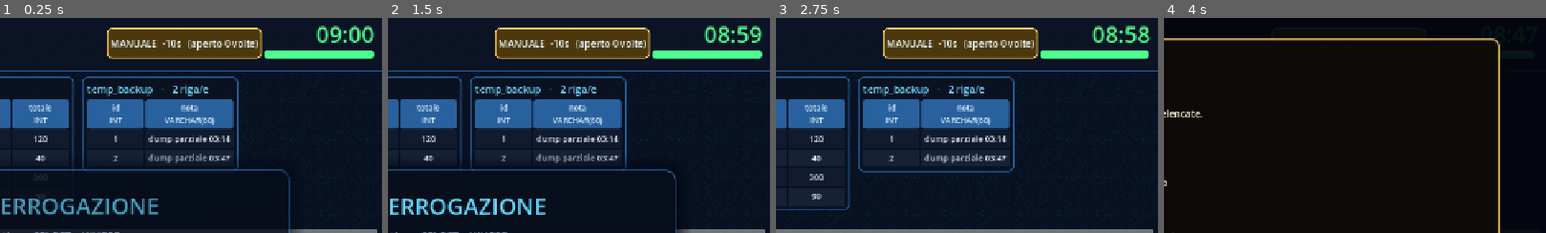
Above: before the commit, frames 1-4 (left to right).
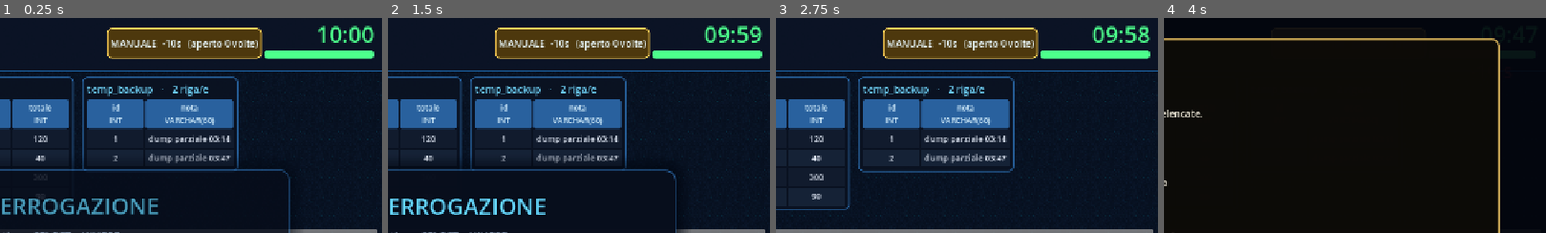
Above: after the commit, the same moments.

Repository: Radux04/LearnIT-Quest
Game: Godot game, scene res://scenes/level2.tscn
Two runs of this game, one before a commit and one after it. Both use one fixed random seed, a clock stepped at 60 frames per second and the inputs below. This scene is started directly instead of the project's main scene.
Inputs (mouse positions are % of the whole screen's width and height, from its top left):
- Up to frame 1 (0.25 s): no input
- Up to frame 2 (1.5 s): click (27, 70) at 0.52 s; type "Alex" at 0.6 s; click "▶ Esegui" at 1.25 s
- Up to frame 3 (2.75 s): tap Enter (ui_accept) at 2, 2.27 s; move the mouse to (72, 45) at 2.02 s; hold Right (ui_right) from 2.03 s (still down); tap Keypad Enter at 2.1 s; click (72, 45) at 2.17 s
- Up to frame 4 (4 s): release Right (ui_right) at 2.75 s; click "Pulisci" at 2.75 s; click "MANUALE -10s (aperto 0 volte)" at 3.5 s
The pictures show only the part of the screen within x 49-99%, y 1-51%; the shares and areas given below are measured in that part.

The runs differ from the first frame. In frame 1, 0.3% of the frame differs, in the area x 82-90%, y 3-12%; in frame 2, 0.2%; in frame 3, 0.2%; in frame 4, less than 0.1%.

Commit message:
Livello 2 a 10 minuti: allineati cronometro, introduzione, README e guida
La costante era stata portata a 600 s nell'editor ma i testi dicevano
ancora 9 minuti e il cronometro partiva da 09:00. Allineati tutti i
punti che citano la durata.

Diff:
--- a/scenes/level2.tscn
+++ b/scenes/level2.tscn
@@ -136,7 +136,7 @@
 offset_right = -26.0
 offset_bottom = 58.0
 grow_horizontal = 0
-text = "09:00"
+text = "10:00"
 horizontal_alignment = 2
 
 [node name="TimerBar" type="ProgressBar" parent="HUD"]
--- a/scripts/global/GameManager.gd
+++ b/scripts/global/GameManager.gd
@@ -7,7 +7,7 @@
 signal penalty_applied(seconds: float)
 
 const LEVEL_DURATION := 300.0          # 5 minuti — Livello 1
-const LEVEL2_DURATION := 540.0         # 9 minuti — Livello 2 (si scrive, non si clicca)
+const LEVEL2_DURATION := 600.0         # 10 minuti — Livello 2 (si scrive, non si clicca)
 const WRONG_ANSWER_PENALTY := 10.0
 
 const SCENE_MENU := "res://scenes/main_menu.tscn"
--- a/scripts/scenes/Introduction2Screen.gd
+++ b/scripts/scenes/Introduction2Screen.gd
@@ -116,7 +116,7 @@
 	{
 		"title": "6 · La missione",
 		"body": """[b][color=#ff8f8f]Database Recovery[/color][/b]
-Il database della LearnIT Corp è stato attaccato. Hai [b]9 MINUTI[/b] per rimetterlo in sesto scrivendo query nella console. A cronometro scaduto la partita è persa.
+Il database della LearnIT Corp è stato attaccato. Hai [b]10 MINUTI[/b] per rimetterlo in sesto scrivendo query nella console. A cronometro scaduto la partita è persa.
 Le tabelle sono sempre visibili in alto: guardale, ti dicono colonne, tipi e dati.
 
 [b][color=#7fd8ff]FASE 1 · Interrogazione[/color][/b]  Leggere i dati: SELECT, WHERE, ORDER BY, COUNT.
Not shown, changed: README.md
Not shown, changed: docs/CREARE_UN_LIVELLO.md
